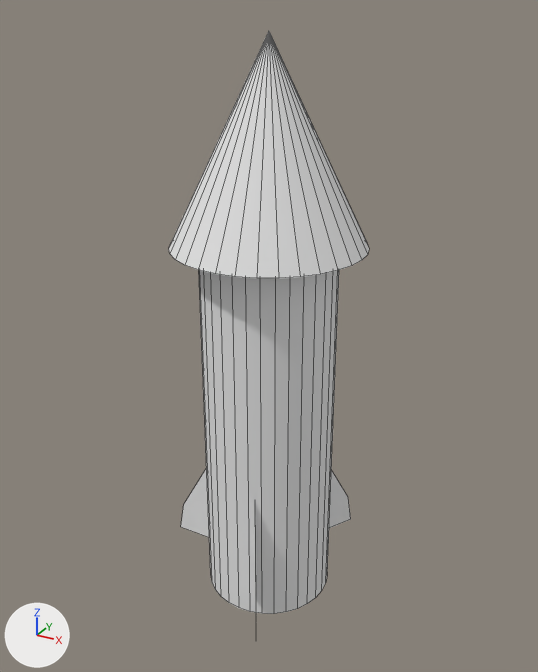
Renders of the OBJ model models/firework.obj from each side of a commit.
Camera for both pictures: a 50 mm camera at (3.49, -6.34, 4.07) aimed at (-0.04, 0.07, 0.87). The lights are fixed; the arrows at lower left show +X, +Y and +Z. Mesh edges are drawn as thin lines. Where no turn or scale is listed for an object, it has been applied to the vertices. Vertices at the same position are counted once.
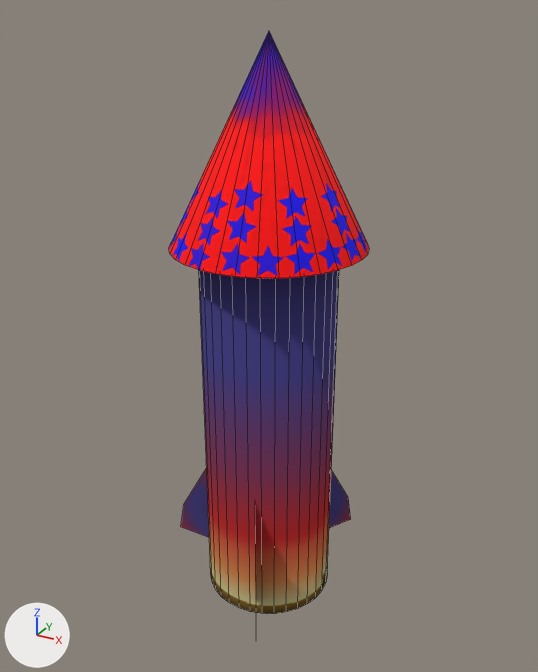
Changed parts and their boxes (x1, y1, x2, y2) in the pictures (538 x 672 px):
'Cylinder', surface changed, reshaped: (199, 270, 339, 614) in both
'Cone', surface changed, reshaped (white to red): (169, 31, 369, 278) in both
'Plane', surface changed (grey to blue): (181, 468, 209, 537) in both
'Plane.002_Plane.003', surface changed: (329, 470, 351, 528) in both

Edits to the bpy script that builds the scene:
```text
Add img_head_png:
    img_head_png = load_image('HEAD.png', '../textures/HEAD.png', 1024, 1024, 'sRGB')
Add img_body_png:
    img_body_png = load_image('BODY.png', '../textures/BODY.png', 1024, 1024, 'sRGB')
Change mat_none:
    remove mat_none.base_color = (0.8, 0.8, 0.8)  # white #e7e7e7
    add mat_none.texture = img_body_png
Add mat_none_head:
    mat_none_head = principled_material('None_HEAD')
    mat_none_head.texture = img_head_png
    mat_none_head.roughness = 1.0
Change me_cone:
    used by ob_cone; location = (0.0, 0.0, 0.0)
    remove me_cone.from_pydata(...)  # 33 vertices, 33 faces; spans x -1.0..1.0, y -1.0..1.0, z 1.9..3.9
    add me_cone.from_pydata(...)  # 33 vertices, 32 faces; spans x -1.0..1.0, y -1.0..1.0, z 1.9..3.9
    me_cone part 1: 32 faces spanning x -1.0..1.0, y -1.0..1.0, z 1.9..3.9 switch from mat_none (white #e7e7e7) to mat_none_head (picture img_head_png)
Change me_cylinder:
    used by ob_cylinder; location = (0.0, 0.0, 0.0)
    remove me_cylinder.from_pydata(...)  # 64 vertices, 34 faces; spans x -0.71..0.71, y -0.71..0.71, z -2.24..2.24
    add me_cylinder.from_pydata(...)  # 64 vertices, 33 faces; spans x -0.71..0.71, y -0.71..0.71, z -2.24..2.24
    me_cylinder part 2: the surface is now shaded smooth
```
